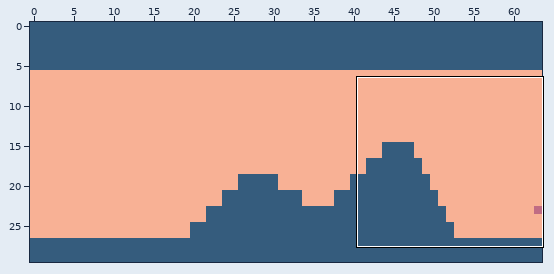
Two versions of a level (Tiled map, android/assets/levels/Level1-1.tmx). Above: a wide view before the commit, with the close-up outlined.
Close-up. As it was:
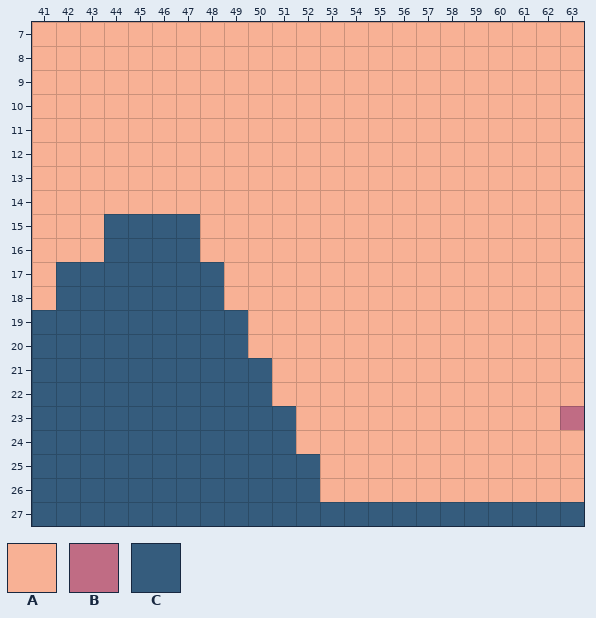
Cells are 16x16 px. Shown: x 41..63, y 7..27. The commit also changed other parts of the map, which this record leaves out.
Key: from "background": A 0; from "enemy": B 0; from "ground": C 0.
_ is an empty cell.
Layer "graphics" before, first column x 41:
 7 AAAAAAAAAAAAAAAAAAAAAAA
 8 AAAAAAAAAAAAAAAAAAAAAAA
 9 AAAAAAAAAAAAAAAAAAAAAAA
10 AAAAAAAAAAAAAAAAAAAAAAA
11 AAAAAAAAAAAAAAAAAAAAAAA
12 AAAAAAAAAAAAAAAAAAAAAAA
13 AAAAAAAAAAAAAAAAAAAAAAA
14 AAAAAAAAAAAAAAAAAAAAAAA
15 AAACCCCAAAAAAAAAAAAAAAA
16 AAACCCCAAAAAAAAAAAAAAAA
17 ACCCCCCCAAAAAAAAAAAAAAA
18 ACCCCCCCAAAAAAAAAAAAAAA
19 CCCCCCCCCAAAAAAAAAAAAAA
20 CCCCCCCCCAAAAAAAAAAAAAA
21 CCCCCCCCCCAAAAAAAAAAAAA
22 CCCCCCCCCCAAAAAAAAAAAAA
23 CCCCCCCCCCCAAAAAAAAAAAB
24 CCCCCCCCCCCAAAAAAAAAAAA
25 CCCCCCCCCCCCAAAAAAAAAAA
26 CCCCCCCCCCCCAAAAAAAAAAA
27 CCCCCCCCCCCCCCCCCCCCCCC
The result:
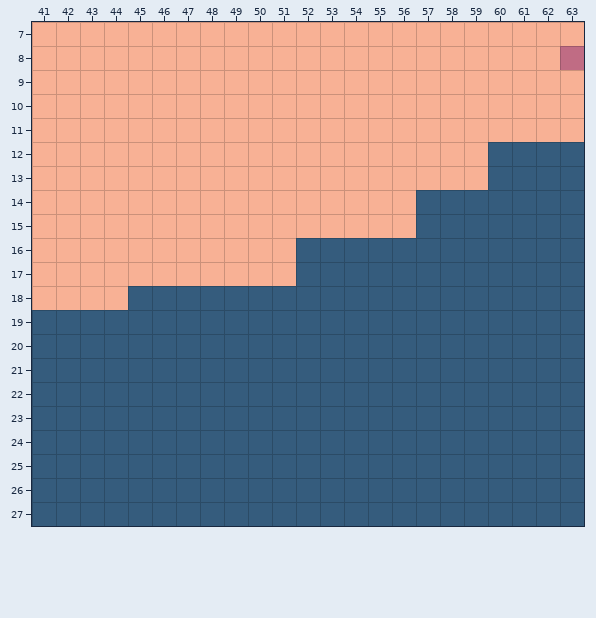
Changes in this commit:
Layer "graphics":
y 8: x 63 A -> B
y 12..13: x 60..63 AAAA -> CCCC
y 14: x 57..63 AAAAAAA -> CCCCCCC
y 15: x 44..47 CCCC -> AAAA; x 57..63 AAAAAAA -> CCCCCCC
y 16: x 44..47 CCCC -> AAAA; x 52..63 AAAAAAAAAAAA -> CCCCCCCCCCCC
y 17: x 42..48 CCCCCCC -> AAAAAAA; x 52..63 AAAAAAAAAAAA -> CCCCCCCCCCCC
y 18: x 42..44 CCC -> AAA; x 49..63 AAAAAAAAAAAAAAA -> CCCCCCCCCCCCCCC
y 19..20: x 50..63 AAAAAAAAAAAAAA -> CCCCCCCCCCCCCC
y 21..22: x 51..63 AAAAAAAAAAAAA -> CCCCCCCCCCCCC
y 23: x 52..63 AAAAAAAAAAAB -> CCCCCCCCCCCC
y 24: x 52..63 AAAAAAAAAAAA -> CCCCCCCCCCCC
y 25..26: x 53..63 AAAAAAAAAAA -> CCCCCCCCCCC
Boxes around the changes in both close-ups, in picture pixels (x1, y1, x2, y2):
changed: (560, 46, 584, 70)
changed: (56, 142, 584, 502)
